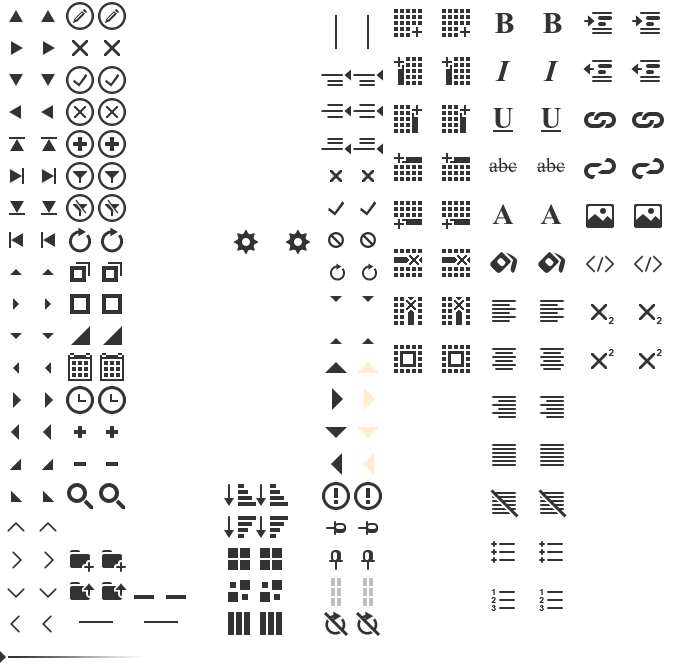
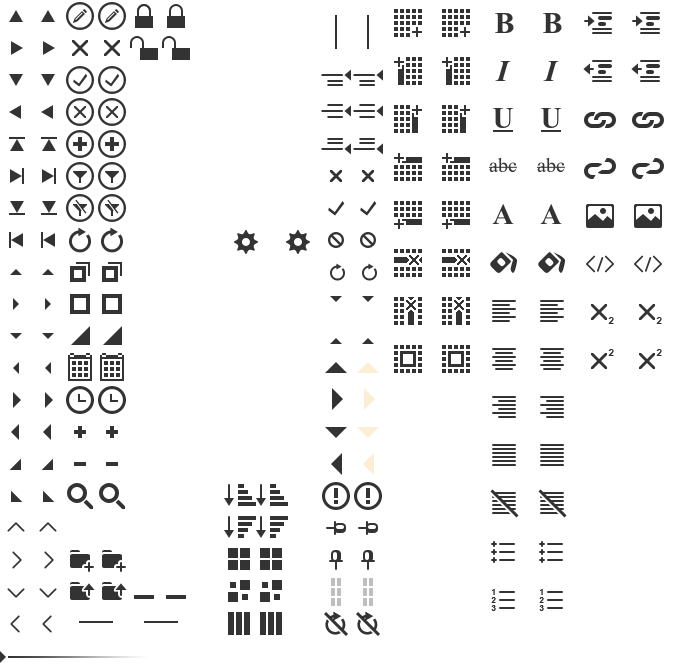
Comparing the layer stacks of the two 680x672 images. Changes:
added group "Lock" with 5 layers above "table hover" over [130,4,190,60]
added layer "unlcok hover" in group "Lock" over [162,36,190,60]
added layer "unlcok" in group "Lock" over [130,36,158,60]
added layer "lock-hover" in group "Lock" over [167,4,185,28]
added layer "lock" in group "Lock" over [135,4,153,28]
added layer "source" in group "Lock" over [135,4,153,28]
